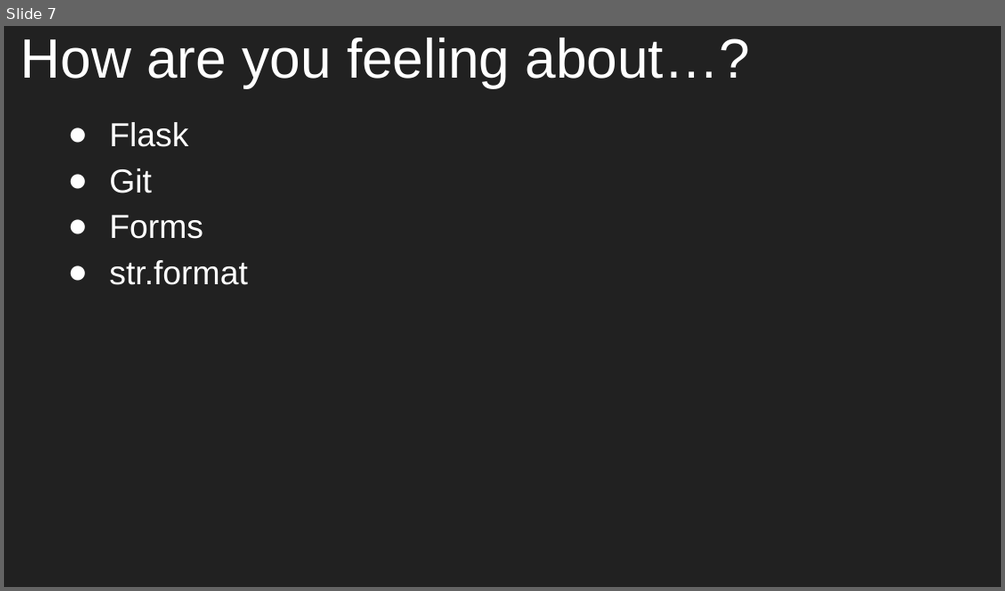
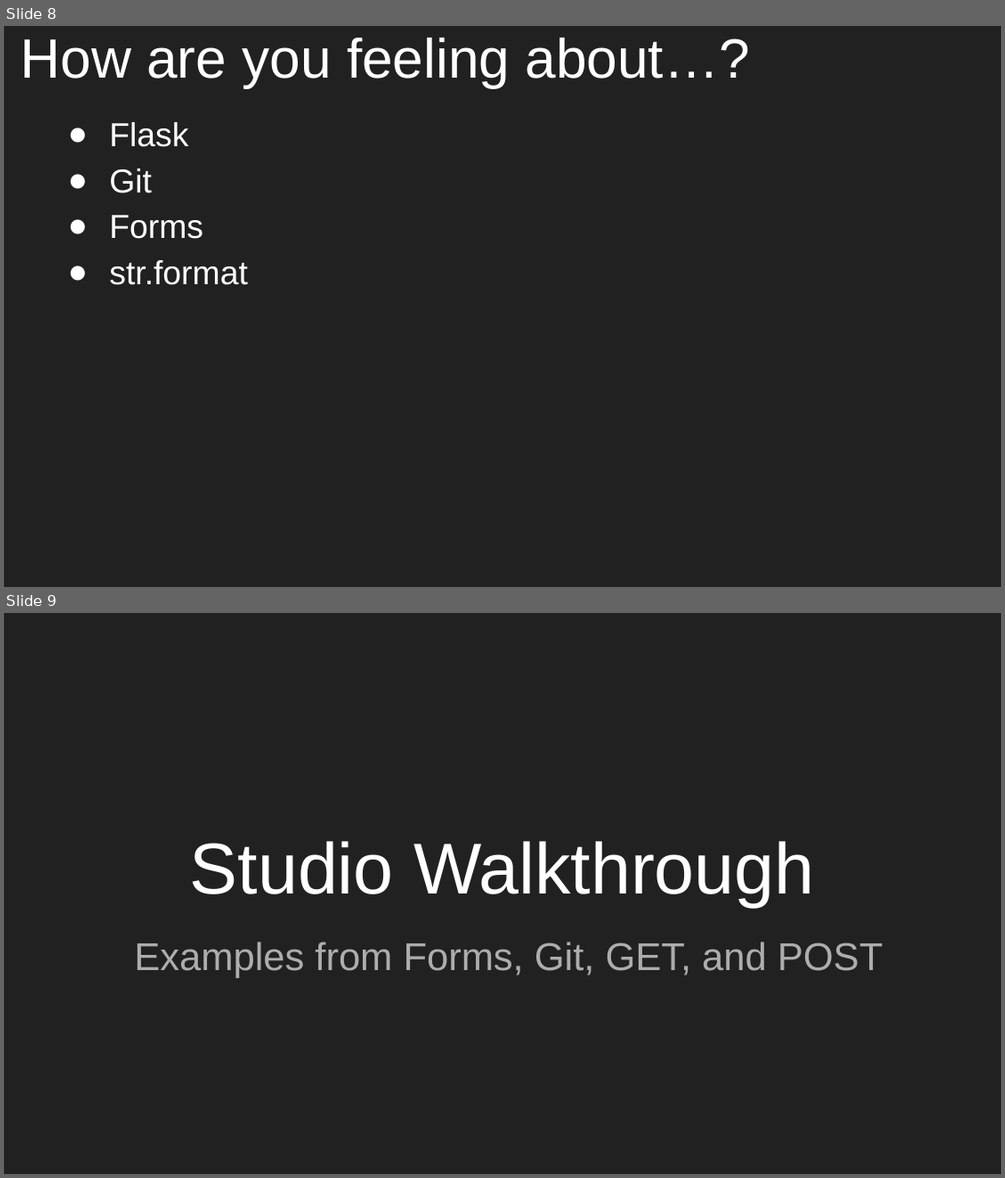
Before and after one commit to aleesham/lc101-unit2, a slide deck: slides/Unit 2 - LC 101 - Class 4.pptx. Shown one above the other, each under a label of ours: slide 7 before the commit, slides 8 and 9 after it. The pictures are 1005x591 and 1005x1178 pixels, drawn with LibreOffice and Linux fonts; fonts in the diff are those of the drawing. Boxes give left, top, right and bottom in pixels: in the first picture for what was removed or moved away, otherwise in the second. Text is boxed around its words. In the diff, an @@ line names an element or a change of style, - is before the commit and + after.

```diff
--- a/slides/Unit 2 - LC 101 - Class 4.pptx
+++ b/slides/Unit 2 - LC 101 - Class 4.pptx
@@ slide 9 added at (4, 613, 1001, 1174), background #212121 @@
@@ title added at (190, 841, 815, 906), 52 pt, text #FFFFFF @@
+Studio Walkthrough
@@ subtitle added at (134, 941, 882, 978), 28 pt, text #ADADAD @@
+Examples from Forms, Git, GET, and POST
@@ what was slide 7 is now slide 8 @@
```
Also in this commit, not shown: 1 slide changed, 1 other slide added, 1 slide removed, 1 other file.
